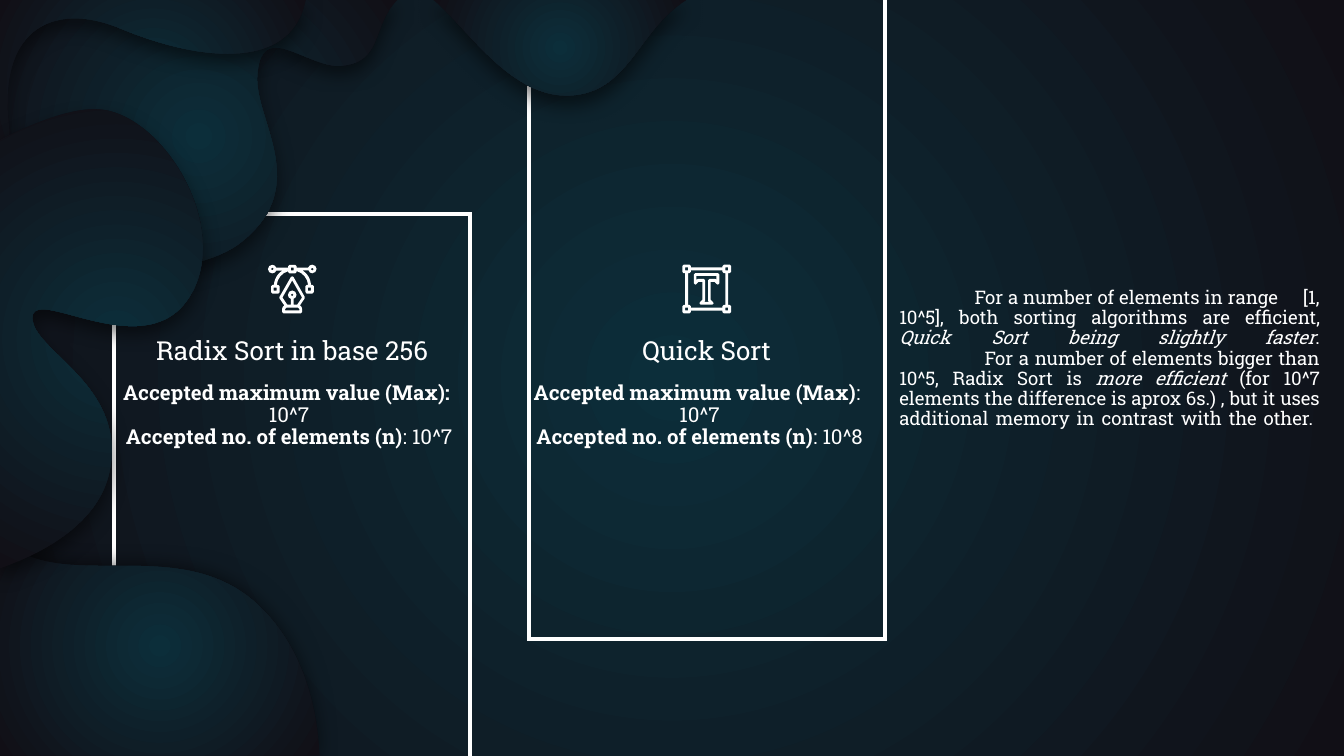
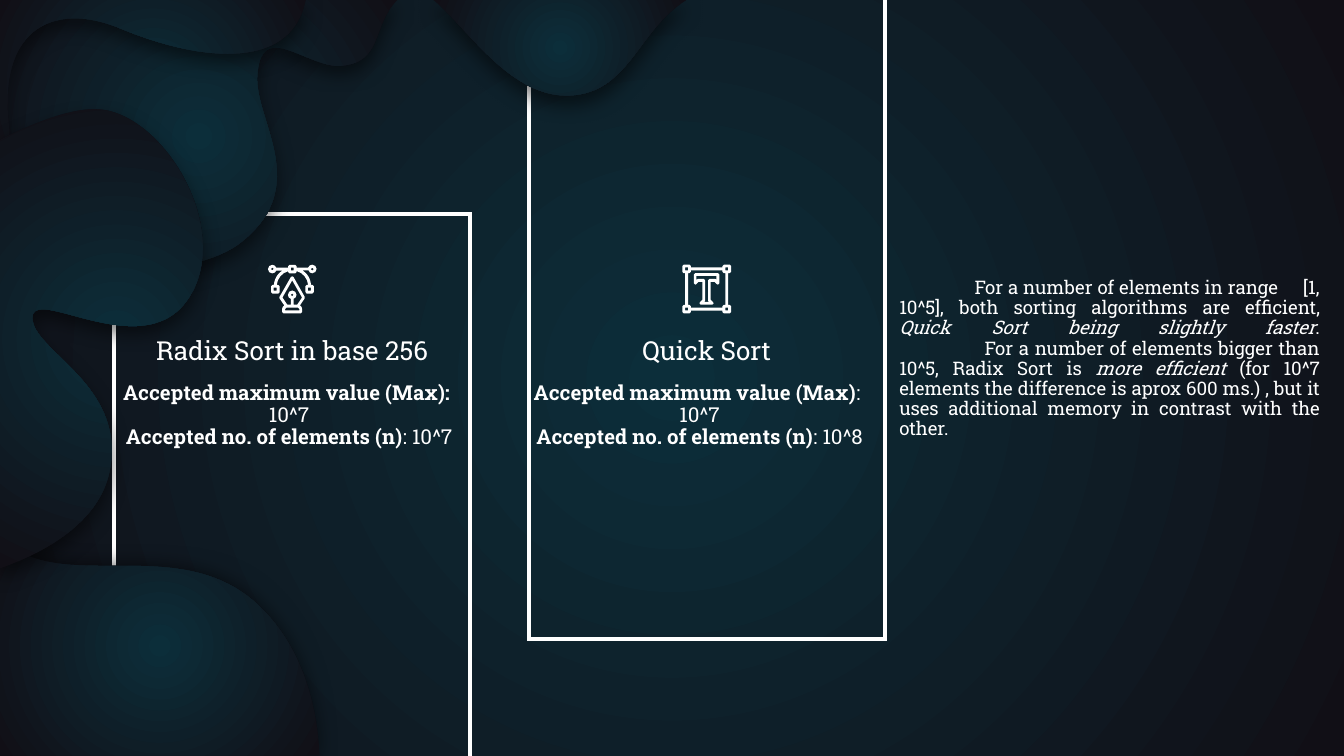
Before and after one commit to MadalinaKopacz/Data-Structures, a slide deck: slide 15 of Sorting Algorithms - Descriptions and Comparisons.pptx. Drawn at 1344x756 pixels with LibreOffice and Linux fonts; fonts in the diff are those of the drawing. Boxes give left, top, right and bottom in pixels: in the first picture for what was removed or moved away, otherwise in the second. Text is boxed around its words. In the diff, an @@ line names an element or a change of style, - is before the commit and + after.

```diff
--- a/Sorting Algorithms - Descriptions and Comparisons.pptx
+++ b/Sorting Algorithms - Descriptions and Comparisons.pptx
@@ title at (x1=899, y1=279, x2=1320, y2=435): text changed @@
-For a number of elements in range [1, 10^5], both sorting algorithms are efficient, Quick Sort being slightly faster.
-For a number of elements bigger than 10^5, Radix Sort is more efficient (for 10^7 elements the difference is aprox 6s.) , but it uses additional memory in contrast with the other.
+For a number of elements in range [1, 10^5], both sorting algorithms are efficient, Quick Sort being slightly faster.
+For a number of elements bigger than 10^5, Radix Sort is more efficient (for 10^7 elements the difference is aprox 600 ms.) , but it uses additional memory in contrast with the other.
```
